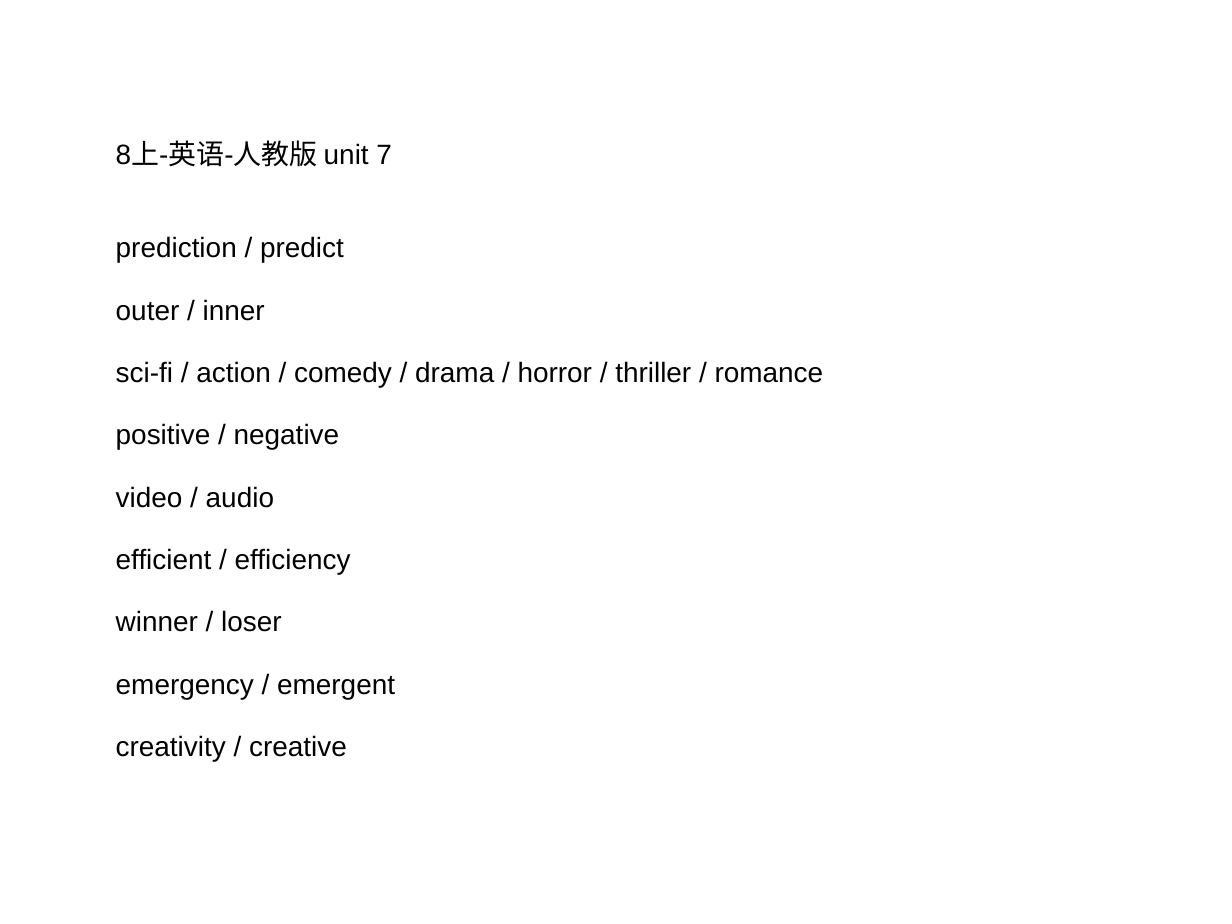
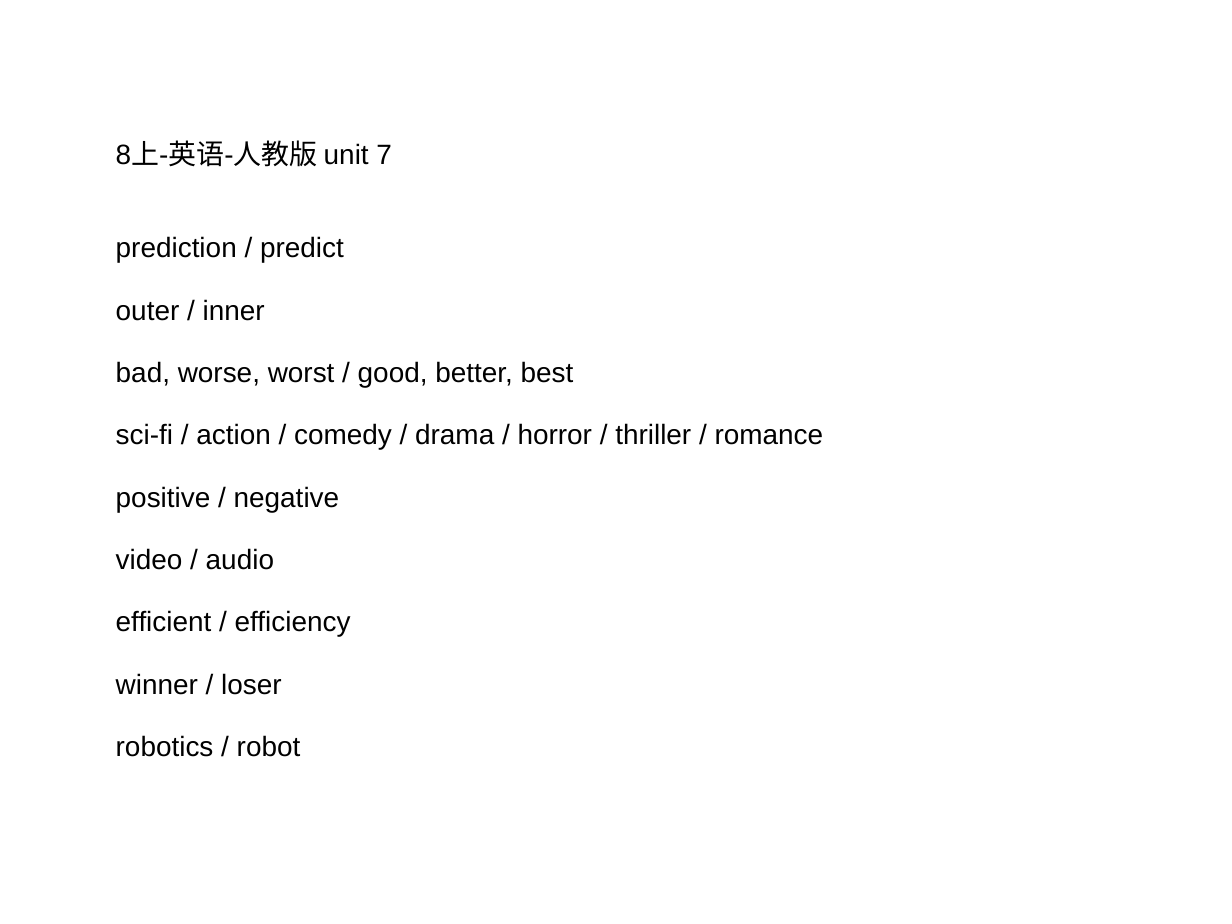
Before and after one commit to ericzhang/english-math, a slide deck: slide 1 of english/grade-8-上/8上英语人教版-unit-7-words.ppt. Drawn at 1232x924 pixels with LibreOffice and Linux fonts; fonts in the diff are those of the drawing. Boxes give left, top, right and bottom in pixels: in the first picture for what was removed or moved away, otherwise in the second. Text is boxed around its words. In the diff, an @@ line names an element or a change of style, - is before the commit and + after.

```diff
--- a/english/grade-8-上/8上英语人教版-unit-7-words.ppt
+++ b/english/grade-8-上/8上英语人教版-unit-7-words.ppt
@@ text at [116,361,574,387]: paragraph added @@
+bad, worse, worst / good, better, best
@@ text at [116,735,301,757]: text changed @@
-emergency / emergent
-creativity / creative
+robotics / robot
```
Also in this commit, not shown: 1 other slide changed, 4 slides added, 27 other files.
